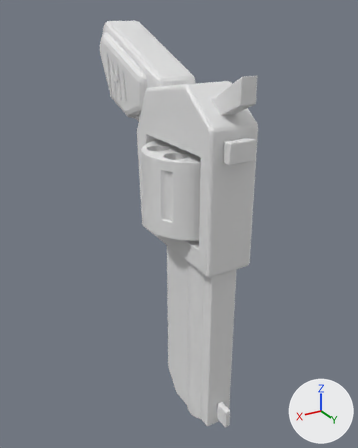
Two versions of the Blender file assets/source/revolver.blend, one commit apart.
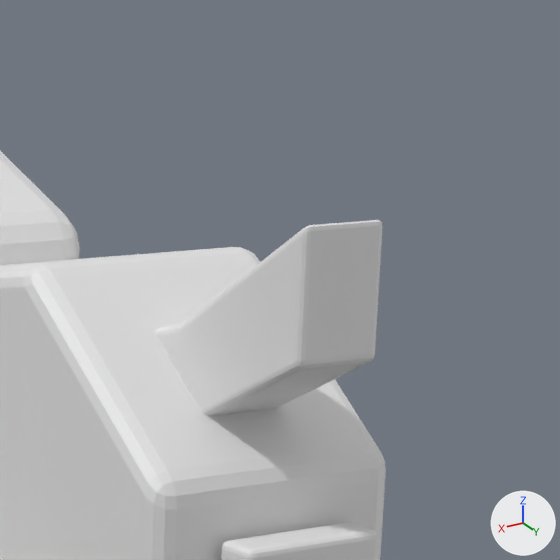
Old and new are each drawn whole from a 50 mm camera at (0.2001, 0.2848, 0.1115) aimed at (-0.0055, -0.0579, -0.0599) and again close up on the part from 50% to 82% of the width and 7% to 32% of the height. The axes (+X, +Y, +Z) are drawn at lower right. The lights are the same throughout. The last two pictures show the newer version.

In view in the first close-up: 'Frame', 'Grip steel backstrap', 'Hammer', 'Rear sight'.
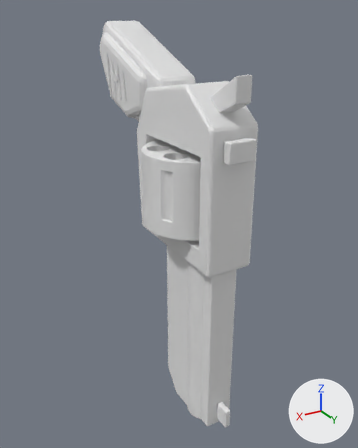
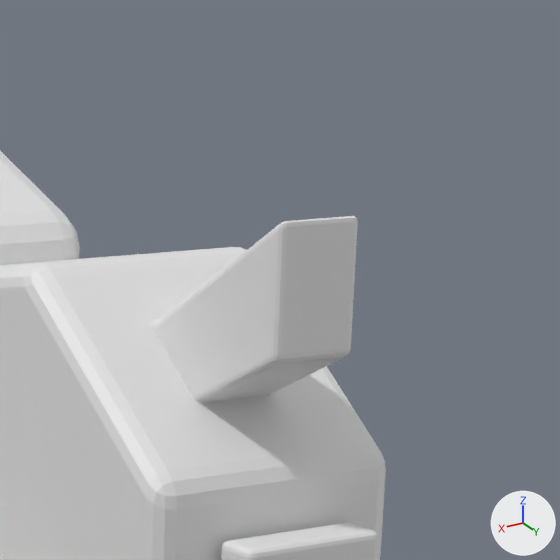
Changed parts and their boxes [x1, y1, x2, y2] in the close-ups (560 x 560 px):
'Hammer', moved
    before: [155, 220, 382, 416]
    after: [151, 216, 358, 403]

Edits to the bpy script that builds the scene:
```text
Change me_hammer:
    used by ob_hammer; location = (0.0, 0.0, 0.0)
    remove me_hammer.from_pydata(...)  # 10 vertices, 7 faces; spans x -0.0065..0.0065, y -0.027..0.036, z 0.036..0.075
    add me_hammer.from_pydata(...)  # 10 vertices, 7 faces; spans x -0.0065..0.0065, y -0.032..0.031, z 0.036..0.075
    me_hammer part 1: the whole mesh is moved by (0.0, -0.005, 0.0)
```
